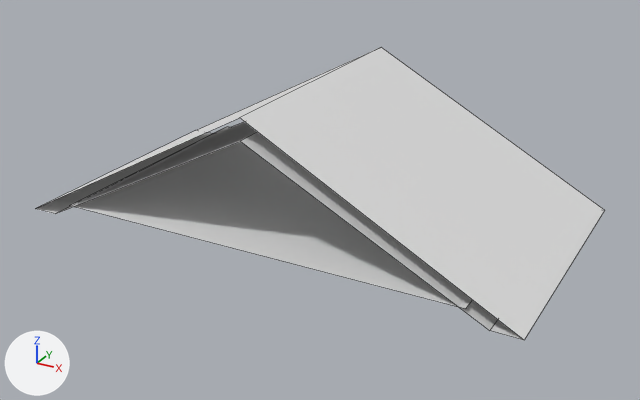
A saved change to the FBX model Assets/Enviroment/Building/Model/Block/roof_6x2x4.fbx.
Camera for both pictures: a camera (50 mm lens) standing at (5.77, -10.48, 5.19) and looking at (0.13, -0.22, 0.06). Arrows for +X, +Y and +Z are at lower left; the lights stay in place. Mesh edges are drawn as thin lines. Materials are left out; every surface is plain grey. Vertices at the same position are counted once.

Before the edit, the objects in view are built like this:
```python
me_cube_006 = bpy.data.meshes.new('Cube.006')
me_cube_006.from_pydata(...)  # 16 vertices, 7 faces; spans x -370.0..370.0, y -20.0..180.0, z -200.0..200.0
# faces by material slot: [1, 6]
me_cube_006.materials.append(mat_wall)
me_cube_006.materials.append(mat_roof)
# before: 4 (-330.0, -20.0, -200.0) at pixel (213, 133), 5 (-370.0, -20.0, -200.0) at pixel (195, 130), 6 (330.0, -20.0, -200.0), 7 (370.0, -20.0, -200.0) at pixel (604, 210), 9 (-330.0, -20.0, 200.0) at pixel (55, 213)
# before: 10 (370.0, -20.0, 200.0) at pixel (524, 340), 12 (-370.0, -20.0, 200.0) at pixel (35, 208), 13 (330.0, -20.0, 200.0) at pixel (489, 330)
ob_roof_6x2x4 = bpy.data.objects.new('roof_6x2x4', me_cube_006)
ob_roof_6x2x4.location = (0.0, 0.0, 0.0)
ob_roof_6x2x4.rotation_euler = (1.571, 0.0, 0.0)  # degrees (90, 0, 0)
ob_roof_6x2x4.scale = (0.01, 0.01, 0.01)
```
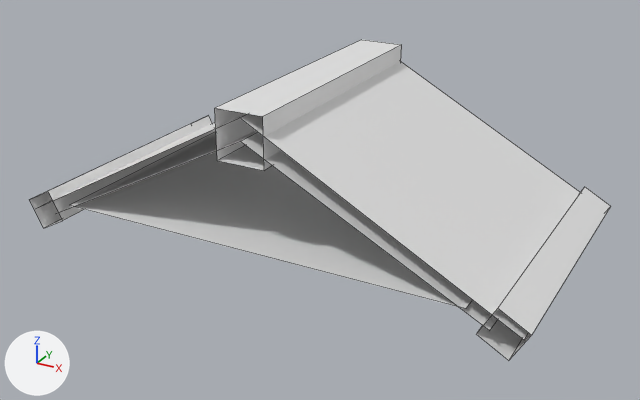
Commit message: fix roof

Pixel boxes [x1, y1, x2, y2] of what changed, in the pictures (640 x 400 px):
```json
{"object": "roof_6x2x4", "change": "reshaped, turned", "before": [35, 47, 605, 340], "after": [29, 40, 611, 360]}
{"part": 1, "of": "me_cube_006", "change": "built on", "before": [35, 133, 524, 340], "after": [29, 40, 611, 360]}
```

Edits to the scene script, one JSON object a line:
```json
{"block": "me_cube_006", "where": "# used by ob_roof_6x2x4; location = (0.0, 0.0, 0.0); rotation_euler = (1.571, 0.0, 0.0), in degrees (90, 0, 0); scale = (0.01, 0.01, 0.01)"}
{"block": "me_cube_006", "where": "# verts and faces of me_cube_006; kept vertices keep their numbers, new ones are numbered from 16"}
{"op": "remove", "block": "me_cube_006", "code": "me_cube_006.from_pydata(...)  # 16 vertices, 7 faces; spans x -370.0..370.0, y -20.0..180.0, z -200.0..200.0"}
{"op": "add", "block": "me_cube_006", "code": "me_cube_006.from_pydata(...)  # 40 vertices, 17 faces; spans x -377.0..381.0, y -53.0..188.0, z -202.0..202.0"}
{"block": "me_cube_006", "change": "me_cube_006 part 1"}
{"op": "add", "block": "me_cube_006", "code": "delete_faces([(4, 9, 12, 5), (6, 7, 10, 13)])"}
{"op": "add", "block": "me_cube_006", "code": "verts[16] = (-34.0, 119.0, 202.0)"}
{"op": "add", "block": "me_cube_006", "code": "verts[17] = (-34.0, 188.0, 202.0)  # pixel (401, 44)"}
{"op": "add", "block": "me_cube_006", "code": "verts[18] = (-34.0, 119.0, -202.0)  # pixel (264, 170)"}
{"op": "add", "block": "me_cube_006", "code": "verts[19] = (-34.0, 188.0, -202.0)  # pixel (262, 116)"}
{"op": "add", "block": "me_cube_006", "code": "for new, old in zip([*range(20, 24)], [*range(16, 20)]): verts[new] = verts[old] + (69.0, 0.0, 0.0)"}
{"op": "add", "block": "me_cube_006", "code": "verts[24] = (317.0, -28.0, 200.0)"}
{"op": "add", "block": "me_cube_006", "code": "verts[25] = (339.0, 14.0, 200.0)  # pixel (208, 115)"}
{"op": "add", "block": "me_cube_006", "code": "verts[26] = (317.0, -28.0, -200.0)  # pixel (62, 220)"}
{"op": "add", "block": "me_cube_006", "code": "verts[27] = (339.0, 14.0, -200.0)  # pixel (48, 191)"}
{"op": "add", "block": "me_cube_006", "code": "for new, old in zip([*range(28, 32)], [*range(24, 28)]): verts[new] = verts[old] + (42.0, -22.0, 0.0)"}
{"op": "add", "block": "me_cube_006", "code": "verts[32] = (-355.0, -53.0, -199.0)  # pixel (508, 360)"}
{"op": "add", "block": "me_cube_006", "code": "verts[33] = (-314.0, -30.0, -199.0)  # pixel (476, 334)"}
{"op": "add", "block": "me_cube_006", "code": "verts[34] = (-377.0, -12.0, -199.0)  # pixel (531, 335)"}
{"op": "add", "block": "me_cube_006", "code": "verts[35] = (-337.0, 10.0, -199.0)  # pixel (497, 308)"}
{"op": "add", "block": "me_cube_006", "code": "for new, old in zip([*range(36, 40)], [*range(32, 36)]): verts[new] = verts[old] + (0.0, 0.0, 401.0)"}
{"op": "add", "block": "me_cube_006", "code": "faces += [(20, 22, 23, 21), (28, 30, 31, 29), (32, 33, 37, 36), (17, 21, 23, 19), (16, 18, 22, 20), (16, 17, 19, 18)]"}
{"op": "add", "block": "me_cube_006", "code": "faces += [(25, 29, 31, 27), (24, 26, 30, 28), (24, 25, 27, 26), (33, 35, 39, 37), (32, 36, 38, 34), (34, 38, 39, 35)]"}
{"op": "set", "path": "ob_roof_6x2x4.rotation_euler", "old": "(1.571, 0.0, 0.0)", "new": "(1.571, 0.0, -3.142)", "note": "degrees (90, 0, 0) -> degrees (90, 0, -180)"}
```
